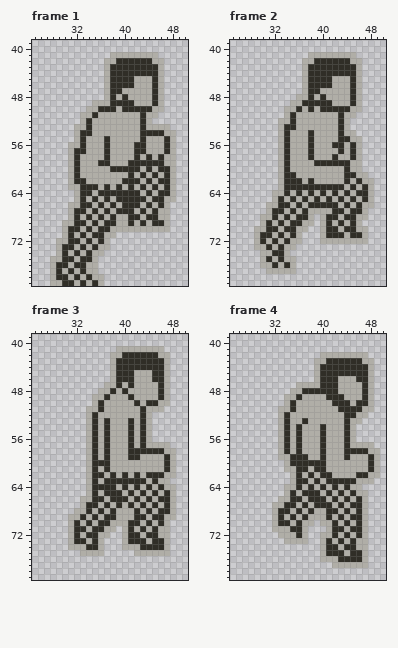
One commit to this pixel-art file: support/Seraphina-jump.aseprite. Above is the file before it was changed.
80x80 pixels, 7 frames. Shown: frame 1: x 25..50, y 39..79; frame 2: x 25..50, y 39..79; frame 3: x 25..50, y 39..79; frame 4: x 25..50, y 39..79. The commit also changed other frames, which this record leaves out.
After:
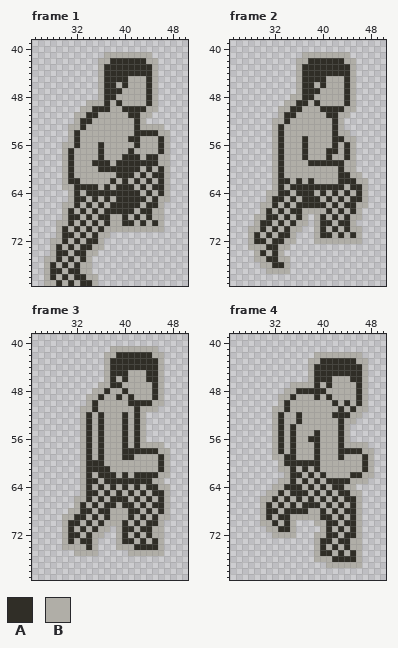
Palette (. is transparent): A #302e27  B #b0aea7
Commit: Updated Player Jump Sprites to be Better Aligned
Diff:
Changed rows in their new state; - is an unchanged pixel.
Frame 1, layer "B&W":
first column x 27:
41 ----------B-------.---
42 ---------B-A-----B-.--
43 ---------BA-------B.--
44 ---------BA-------B.--
45 ---------BA---B--AB.--
46 ---------BA-B-B--AB.--
47 ---------BA------AB.--
48 ---------BA--B---AB.--
49 -------B--AB-BB--AB.--
50 ------B-A--B-----B-.--
51 -----B-A------AAB-.---
52 -----BA--------AB.----
53 ----B-AB-------AB---.-
54 ----BABB-------A---B-.
55 ----BAB---B---AAB--AB.
56 ---B-AB--AB-----B--AB.
57 ---BABB--AB---ABB--AB.
58 ---BAB---AB--AA---AB-.
59 ---BAB--A---AA-----B-.
60 ---BAB---AA---------B.
61 ---BAB------AA-----AB.
62 ---BA-B----A--B-----B.
63 ---B-A-------A-----AB.
64 ----BAB-A-----------B.
65 ----BA-------------B-.
66 ---B-AB-----A-----AB.-
67 ---BAB-----A-----AB-.-
68 ---BA-----AB-AB---B-.-
69 --B-AB-----B-A-----B.-
70 --BAB-----B---------.-
71 --BA-----B-.----------
72 -B-AB---AB.-----------
73 -BAB---AB-.-----------
74 -BA---AB-.------------
75 B-AB---B.-------------
76 BAB---B-.-------------
77 BA---AB-.-------------
78 BAB---AB-.------------
79 B-AB---AB.------------
Frame 2, layer "B&W":
first column x 28:
41 ---------B-------.---
42 --------B-A-----B-.--
43 --------BA-------B.--
44 --------BA-------B.--
45 --------BA---B--AB.--
46 --------BA-B-B--AB.--
47 --------BA------AB.--
48 -------B-A--B---AB.--
49 ------B-A-B-BB--AB.--
50 -----B-A--B-----B-.--
51 -----BA------AAB-.---
52 ----B-AB------AB.----
53 ----BABB------AB.----
54 ----BAB---B---AB-.---
55 ----BAB--AB---A-B-.--
56 ----BAB--AB----BAB.--
57 ----BAB--AB--AABAB.--
58 ----BAB--AB--AB-AB.--
59 ----BAB---A-----B-.--
60 ----BAB--------AB-.--
61 ----BABB-------A-B-.-
62 ----BA-B-------A-AB-.
63 ----BAB-----------AB.
64 ---B-A---A---------B.
65 ---BA-----A-------AB.
66 --B-AB---A---B---AB-.
67 --BAB---AB---AB---B.-
68 -B-A-----B.BAB---B-.-
69 -BA-----B-.BA---AB.--
70 B-AB---B-.-BAB---B-.-
71 BAB---AB.--BA-B---B.-
72 BA---AB-.--B-------.-
73 B---AB-.-------------
74 -BA--B.--------------
75 -B--AB-.-------------
76 -----AB.-------------
77 -------.-------------
Frame 3, layer "B&W":
first column x 30:
41 --------B-------.--
42 -------B-A-----B-.-
43 -------BA-------B.-
44 -------BA-------B.-
45 -------BA--B--A-B.-
46 -------BAB-B--A-B.-
47 ------B-A--B---AB.-
48 -----B-AB------AB.-
49 ----B-AB-A-----AB.-
50 ----BAB----A-A-B-.-
51 ---B-AB-----AB--.--
52 ---BABA---A-AB.----
53 ---BABAB--ABAB.----
54 ---BABAB--ABAB.----
55 ---BABAB--ABAB.----
56 ---BABAB--ABAB.----
57 ---BABAB--ABAB---.-
58 ---BABAB--A-----B-.
59 ---BABAB--A-B---AB.
60 ---BA--B--------AB.
61 ---BA-A---------AB.
62 ---BAB-A-----A--B-.
63 ---BA---------AB-.-
64 ---BAB-B-------AB-.
65 ---BA---B-------AB.
66 --B-AB-----------B.
67 --BAB---ABA-----AB.
68 -B-A---AB--A-----B.
69 B-A-----B--AB---B-.
70 BA-----B--AB---AB.-
71 BAB---B-.BA---AB-.-
72 BA---B-.-BAB---B-.-
73 BAB-AB.--BA-B---B.-
74 B----B.--B--A---B.-
75 --B---.----B-----.-
Frame 4, layer "B&W":
first column x 30:
42 ---------B-------.--
43 --------B-A-----B-.-
44 --------BA-------B.-
45 --------BA-------B.-
46 --------BA--B--A-B.-
47 -----B---AB-B---AB.-
48 ----B-A----BB---AB.-
49 ---B-AB--A--BB--AB.-
50 ---BAB-------B---B.-
51 --B-AB--------B-B-.-
52 --BAB-A-----AA-B-.--
53 --BAB-AB-----AB-.---
54 --BABAB---B--AB.----
55 --BABAB--AB--AB.----
56 --BABAB-AAB--AB.----
57 --BABAB--AB--AB---.-
58 --BABAB--AB--A---B-.
59 --B-A-BB-AB--AB--AB.
60 ---BA-----B------AB.
61 ---B-AB---B------AB.
62 ----BA-----B---A-B-.
63 ---BBAB--------B--.-
64 --BBAA-------AB-.---
65 -BBA--A-B-----AB-.--
66 BBA-AB---B-----AB.--
67 BA-AB---A-B-----B.--
68 BAAB-A-AB-AB---AB.--
69 BA--AB-B--A-----B.--
70 BBAB--...B-A---AB.--
71 -B-AAB..--BAB---B.--
72 --B---..-B-A---AB.--
73 ----....-BA---AB-.--
74 ---------BAB---B-.--
75 ---------BA-B---B.--
76 ---------B--A---B.--
77 -----------B-----.--
Changed places in both pictures, as pixel boxes (x1, y1, x2, y2):
changed: (44, 52, 176, 286)
changed: (248, 52, 374, 274)
changed: (62, 346, 176, 556)
changed: (260, 352, 380, 568)
